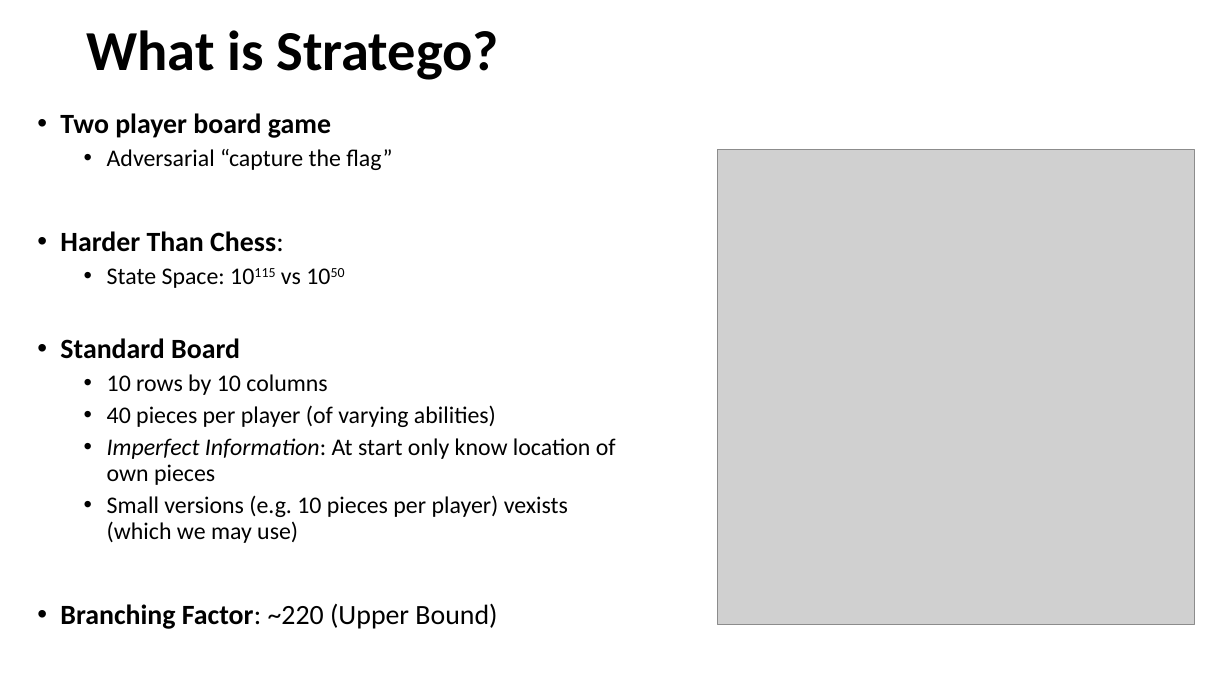
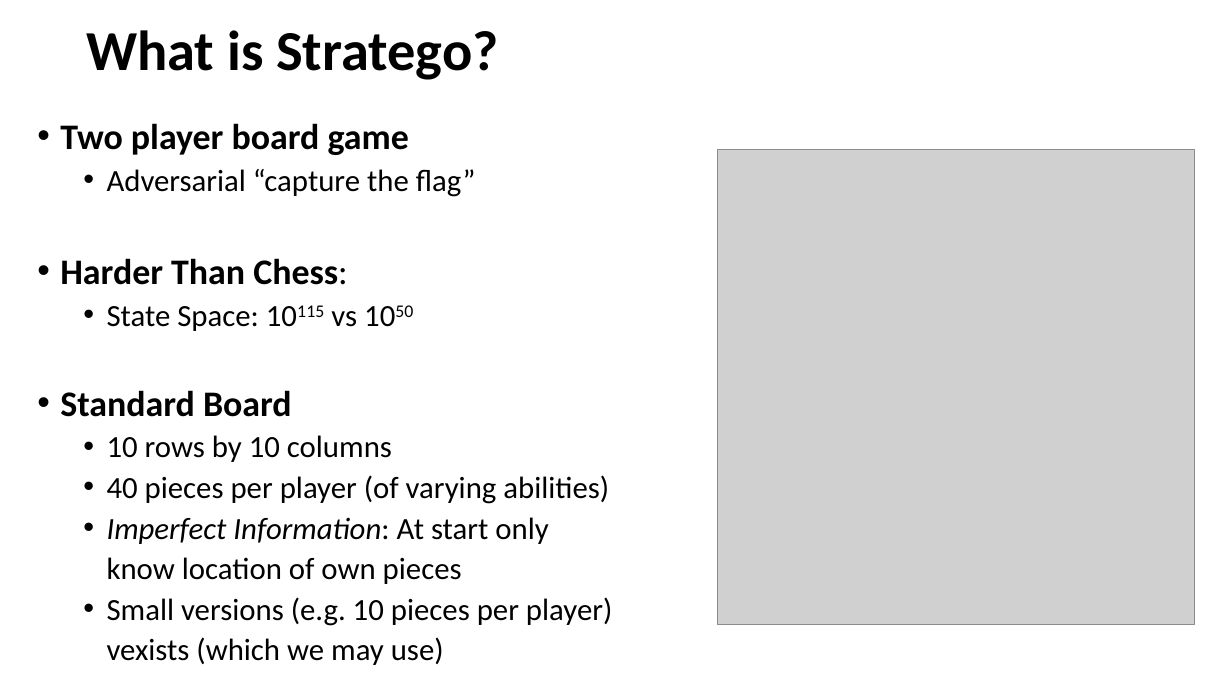
Before and after one commit to ZaydH/stratego, a slide deck: slide 2 of weekly_slides/cis510_meeting_2019_04_12.pptx. Drawn at 1232x693 pixels with LibreOffice and Linux fonts; fonts in the diff are those of the drawing; grey boxes stand for pictures. Boxes give left, top, right and bottom in pixels: in the first picture for what was removed or moved away, otherwise in the second. Text is boxed around its words. In the diff, an @@ line names an element or a change of style, - is before the commit and + after.

```diff
--- a/weekly_slides/cis510_meeting_2019_04_12.pptx
+++ b/weekly_slides/cis510_meeting_2019_04_12.pptx
@@ text "Two player board game" at bbox=[60, 123, 612, 665]: size 21.7 to 28 pt in "Two player board game", "Harder Than Chess:", "Standard Board", "Branching Factor: ~220 (Upper Bound)"; size 18.6 to 24 pt in "Adversarial “capture the flag”", "State Space: 10115 vs 1050", "10 rows by 10 columns", "40 pieces per player (of varying abilities)" and 2 more places; line spacing 0.9 to 1.1; less space between paragraphs @@
```
Also in this commit, not shown: 5 other slides changed, 1 slide added.
